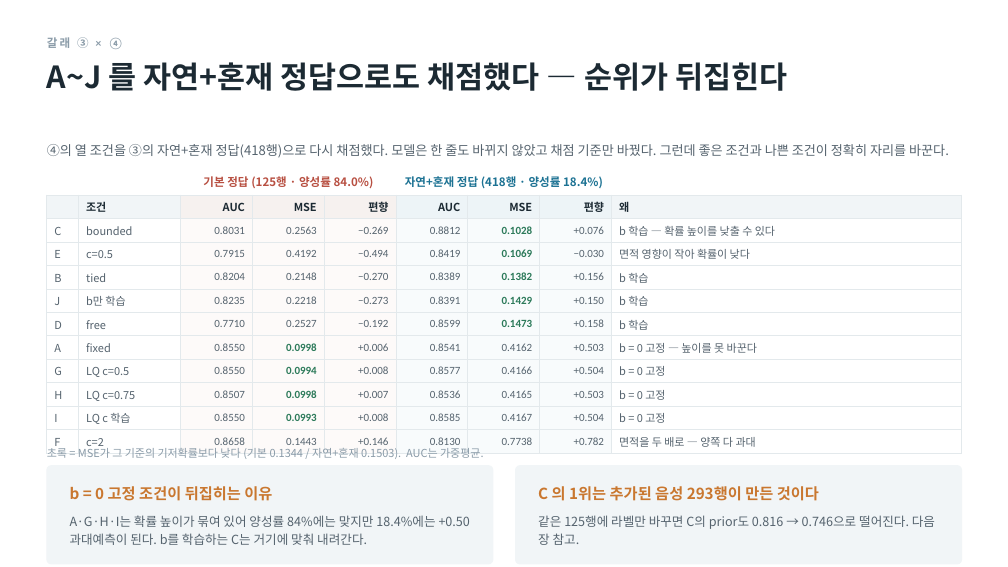
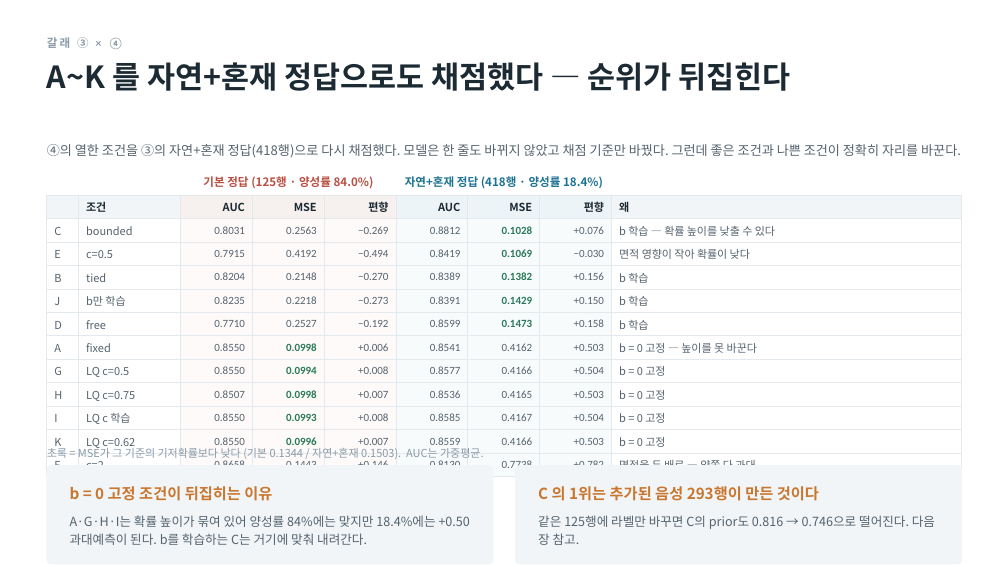
Before and after one commit to minji1217/pilotA-minji, a slide deck: slide 16 of docs/후속실험3_발표.pptx. Drawn at 1008x567 pixels with LibreOffice and Linux fonts; fonts in the diff are those of the drawing. Boxes give left, top, right and bottom in pixels: in the first picture for what was removed or moved away, otherwise in the second. Text is boxed around its words. In the diff, an @@ line names an element or a change of style, - is before the commit and + after.

```diff
--- a/docs/후속실험3_발표.pptx
+++ b/docs/후속실험3_발표.pptx
@@ text at <box>47,62,791,91</box>: text changed @@
-A~J 를 자연+혼재 정답으로도 채점했다 — 순위가 뒤집힌다
+A~K 를 자연+혼재 정답으로도 채점했다 — 순위가 뒤집힌다
@@ text at <box>47,144,961,158</box>: text changed @@
-④의 열 조건을 ③의 자연+혼재 정답(418행)으로 다시 채점했다. 모델은 한 줄도 바뀌지 않았고 채점 기준만 바꿨다. 그런데 좋은 조건과 나쁜 조건이 정확히 자리를 바꾼다.
+④의 열한 조건을 ③의 자연+혼재 정답(418행)으로 다시 채점했다. 모델은 한 줄도 바뀌지 않았고 채점 기준만 바꿨다. 그런데 좋은 조건과 나쁜 조건이 정확히 자리를 바꾼다.
@@ table at <box>47,195,962,472</box> @@
+row 11: K | LQ c=0.62 | 0.8550 | 0.0996 | +0.007 | 0.8559 | 0.4166 | +0.503 | b = 0 고정
```
Also in this commit, not shown: 7 other slides changed, 6 other files.
